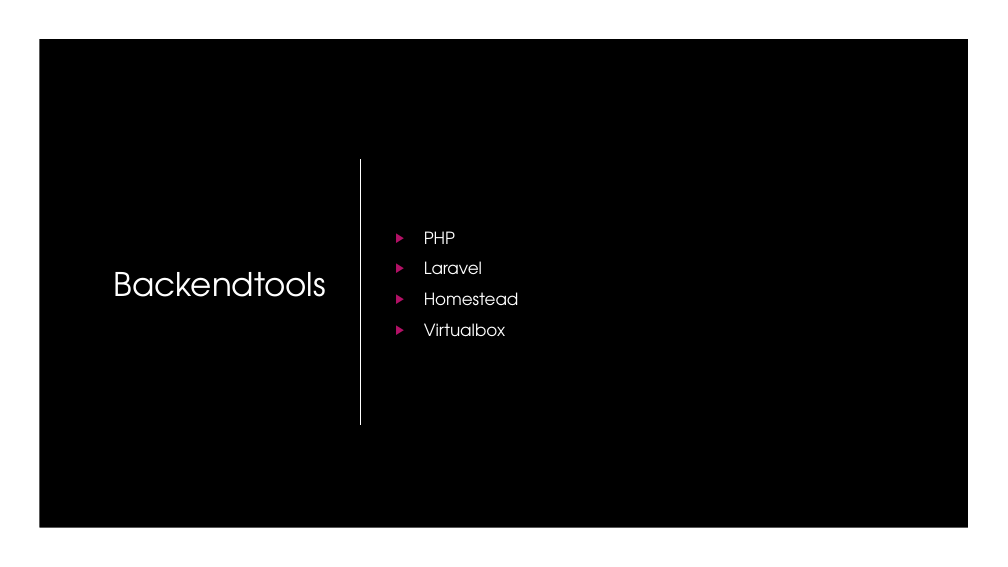
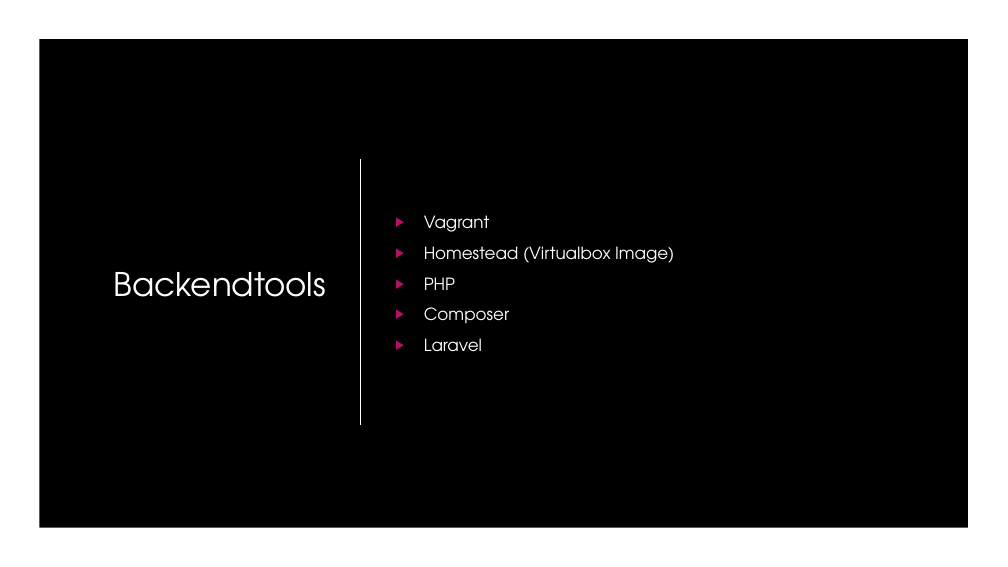
Before and after one commit to yourChoiceHO/Documentation, a slide deck: slide 12 of Präsentation/YourChoice.pptx. Drawn at 1008x567 pixels with LibreOffice and Linux fonts; fonts in the diff are those of the drawing; background and template pictures are left out. Boxes give left, top, right and bottom in pixels: in the first picture for what was removed or moved away, otherwise in the second. Text is boxed around its words. In the diff, an @@ line names an element or a change of style, - is before the commit and + after.

```diff
--- a/Präsentation/YourChoice.pptx
+++ b/Präsentation/YourChoice.pptx
@@ text at box(424, 215, 674, 263): paragraphs added @@
+▶ Vagrant
+▶ Homestead (Virtualbox Image)
@@ text at box(424, 292, 519, 337): paragraphs removed @@
-▶ Homestead
-▶ Virtualbox
@@ text at box(424, 307, 509, 323): paragraph added @@
+▶ Composer
```
Also in this commit, not shown: 2 other slides changed.
